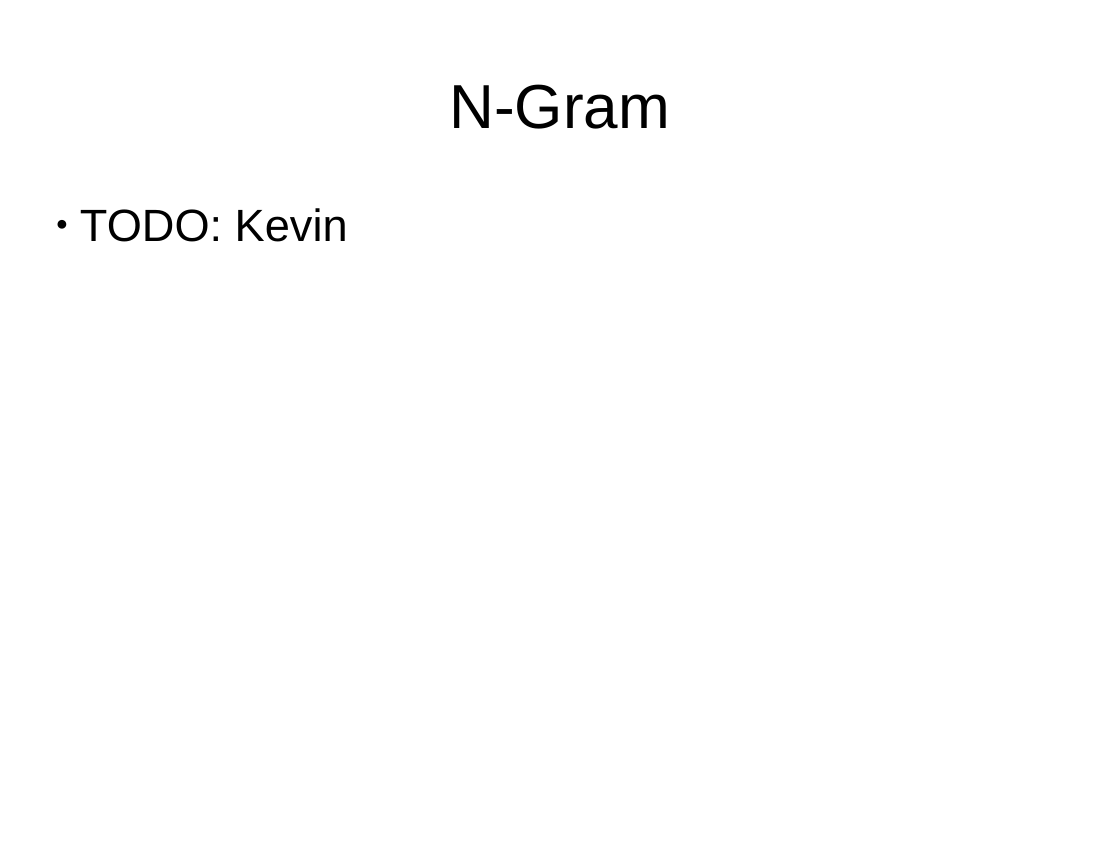
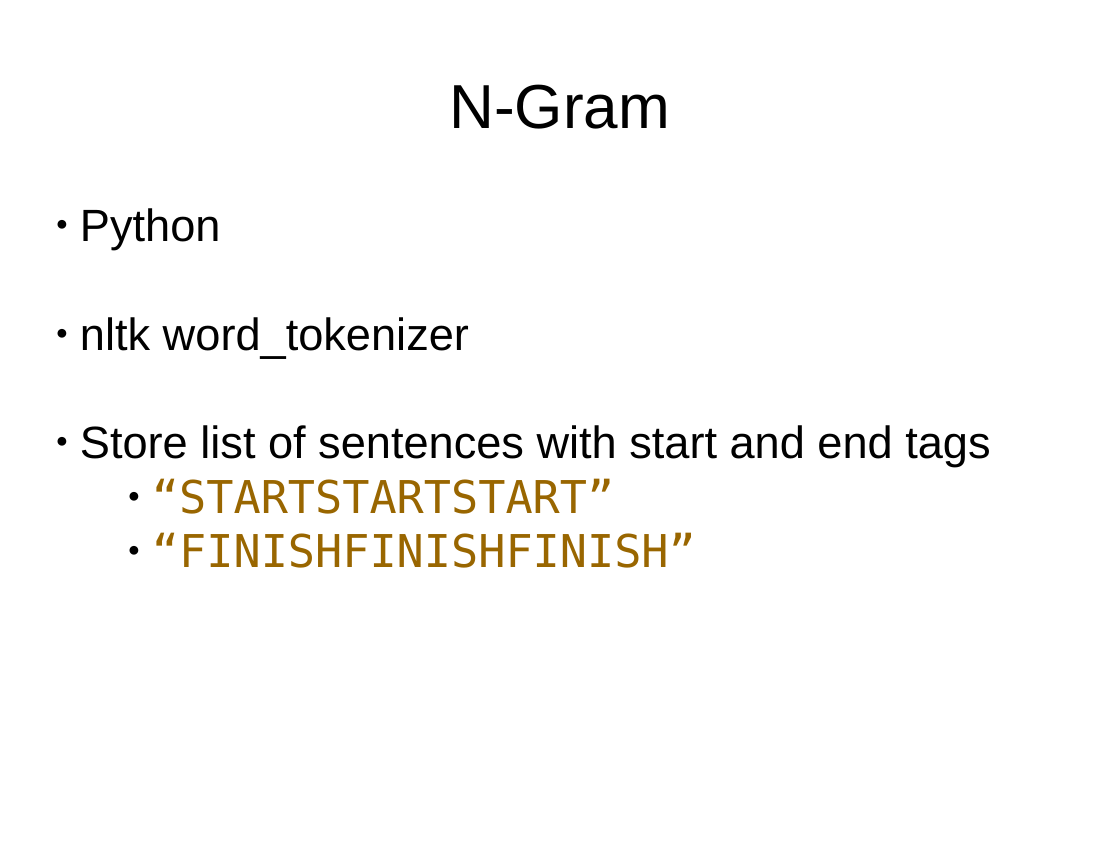
Before and after one commit to erikthiem/PartisanSpeechAnalysis, a slide deck: slide 9 of documents/presentation.odp. Drawn at 1120x841 pixels with LibreOffice and Linux fonts; fonts in the diff are those of the drawing. Boxes give left, top, right and bottom in pixels: in the first picture for what was removed or moved away, otherwise in the second. Text is boxed around its words. In the diff, an @@ line names an element or a change of style, - is before the commit and + after.

```diff
--- a/documents/presentation.odp
+++ b/documents/presentation.odp
@@ text at (80, 208, 990, 568): text changed @@
-● TODO: Kevin
+● Python
+● nltk word_tokenizer
+● Store list of sentences with start and end tags
+      ● “STARTSTARTSTART”
+      ● “FINISHFINISHFINISH”
```
Also in this commit, not shown: 6 slides added.
